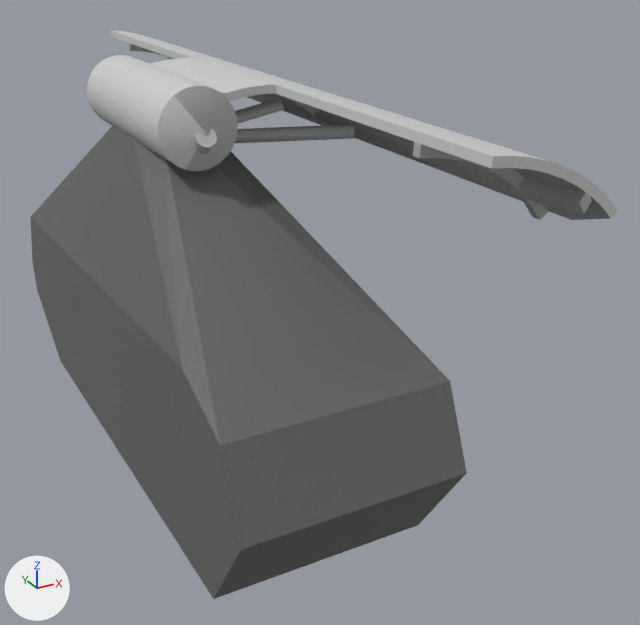
A saved change to the FBX model art/export/gear_LM.fbx.
Both versions are drawn from a 50 mm camera at (-1.62, -4.85, 0.95) aimed at (0.83, -0.4, -1.27). Arrows for +X, +Y and +Z are at lower left; the lights stay in place. The first picture is the older version. Where no turn or scale is listed for an object, it has been applied to the vertices.

In view in the first picture: 'gear_LM', 'gear_LM_lod1'.
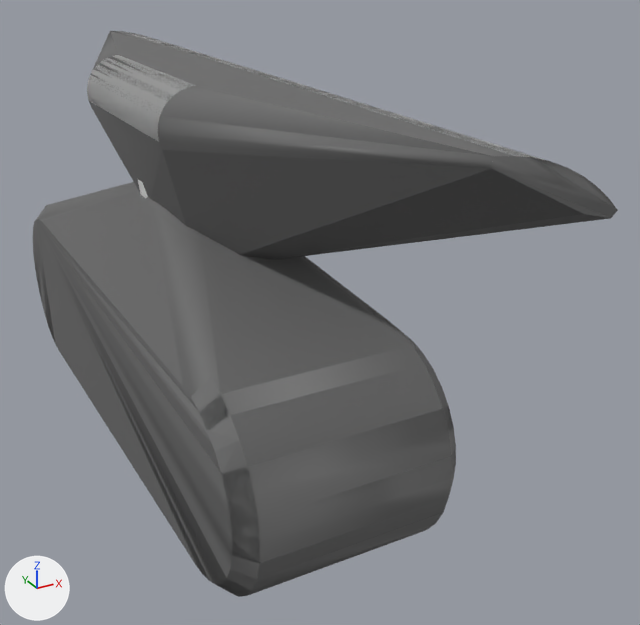
Boxes [x1, y1, x2, y2] around the edits, measured in the pictures (640 x 625 px):
'gear_LM_lod1', reshaped (34% wider, 19% taller): before [30, 125, 467, 599]; after [33, 31, 618, 597]
part 1 of me_gear_lm_002, recoloured: before [130, 44, 560, 219]

The change, as a diff of the scene's bpy script:
```diff
--- a/art/export/gear_LM.fbx.py
+++ b/art/export/gear_LM.fbx.py
@@ mat_centurion_trim_cut @@
+mat_centurion_trim_cut = principled_material('Centurion_trim_cut')
+mat_centurion_trim_cut.base_color = (0.8, 0.8, 0.8)  # white #e7e7e7
@@ me_gear_lm_002 @@
 # used by ob_gear_lm; location = (0.0, 0.0, 0.0)
-me_gear_lm_002.from_pydata(...)  # 786 vertices, 988 faces; spans x -0.21..1.23, y -2.37..2.37, z -0.85..0.21
+me_gear_lm_002.from_pydata(...)  # 786 vertices, 1472 faces; spans x -0.21..1.23, y -2.37..2.37, z -0.85..0.21
+# me_gear_lm_002 part 1: 142 faces spanning x -0.12..1.19, y -2.37..2.37, z -0.29..0.21 switch from mat_aircraft_structure (grey #adafad) to mat_centurion_trim_cut (white #e7e7e7)
 me_gear_lm_002.materials.append(mat_centurion_skin)
@@ me_gear_lm_lod1_002 @@
 # used by ob_gear_lm_lod1; location = (0.0, 0.0, 0.0)
-me_gear_lm_lod1_002.from_pydata(...)  # 17 vertices, 30 faces; spans x -0.44..0.76, y -2.0..2.0, z -2.1..0.02
+me_gear_lm_lod1_002.from_pydata(...)  # 233 vertices, 558 faces; spans x -0.44..1.23, y -2.37..2.37, z -2.1..0.21
+# me_gear_lm_lod1_002 part 2: the whole mesh is rebuilt
 me_gear_lm_lod1_002.materials.append(mat_lod)
```
